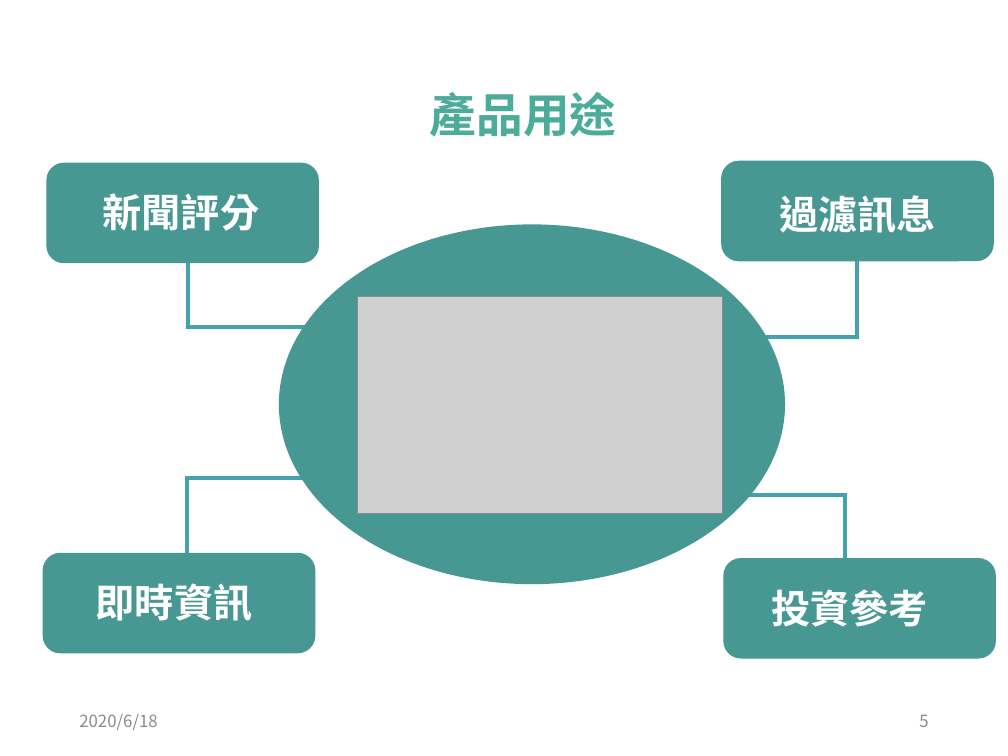
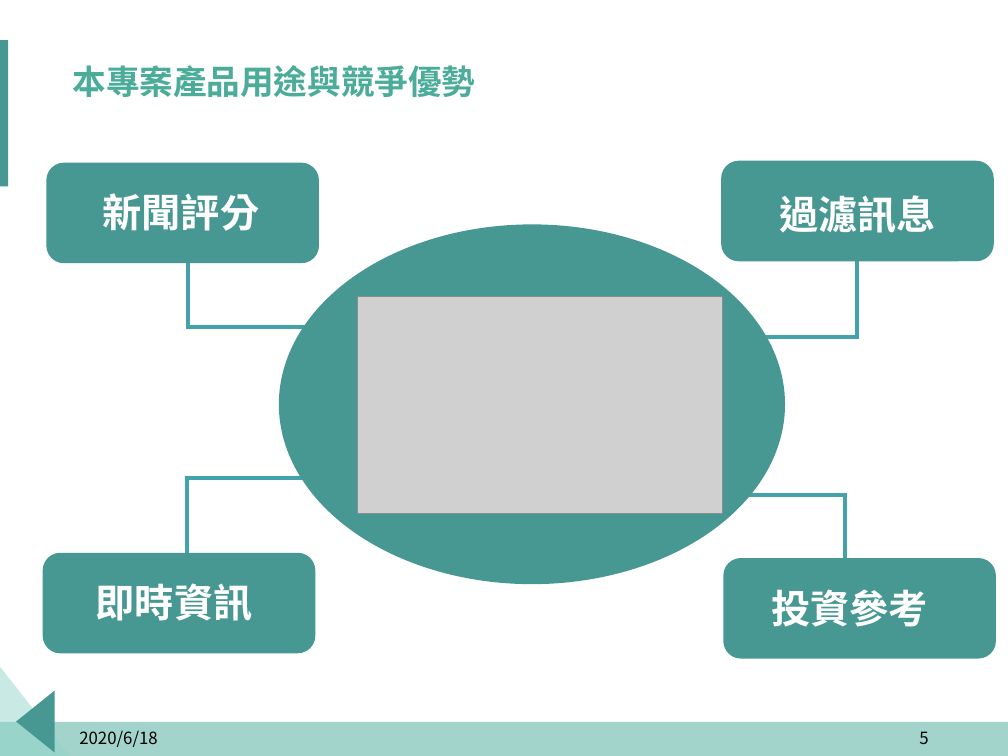
Before and after one commit to p314008dsa/Text-mining, a slide deck: slide 5 of 報告擋/Fintech.pptx. Drawn at 1008x756 pixels with LibreOffice and Linux fonts; fonts in the diff are those of the drawing; grey boxes stand for pictures; background and template pictures are left out. Boxes give left, top, right and bottom in pixels: in the first picture for what was removed or moved away, otherwise in the second. Text is boxed around its words. In the diff, an @@ line names an element or a change of style, - is before the commit and + after.

```diff
--- a/報告擋/Fintech.pptx
+++ b/報告擋/Fintech.pptx
@@ rectangle added at box(0, 40, 8, 186), fill #479793 @@
@@ title added at box(73, 65, 475, 97), 24 pt, text #4AAC99, bold @@
+本專案產品用途與競爭優勢
@@ subtitle removed at box(430, 92, 616, 137) @@
-產品用途
@@ freeform shape added at box(0, 666, 70, 756), fill #92D4CB at 50% opacity @@
@@ freeform shape added at box(16, 690, 54, 753), fill #479793 @@
@@ text "2020/6/18": place and size @@
-text "2020/6/18" at box(79, 714, 157, 730)
+text "2020/6/18" at box(79, 730, 157, 747)
@@ text "2020/6/18" at box(79, 730, 157, 747): text colour #8C8C8C to #000000 @@
@@ page number: place and size @@
-page number at box(919, 715, 928, 727)
+page number at box(919, 731, 928, 744)
@@ page number at box(919, 731, 928, 744): text colour #8C8C8C to #000000 @@
@@ rectangle added at box(0, 722, 1008, 756), fill #4AAC99 at 51% opacity @@
```
Also in this commit, not shown: 23 other slides changed, 2 other files.
